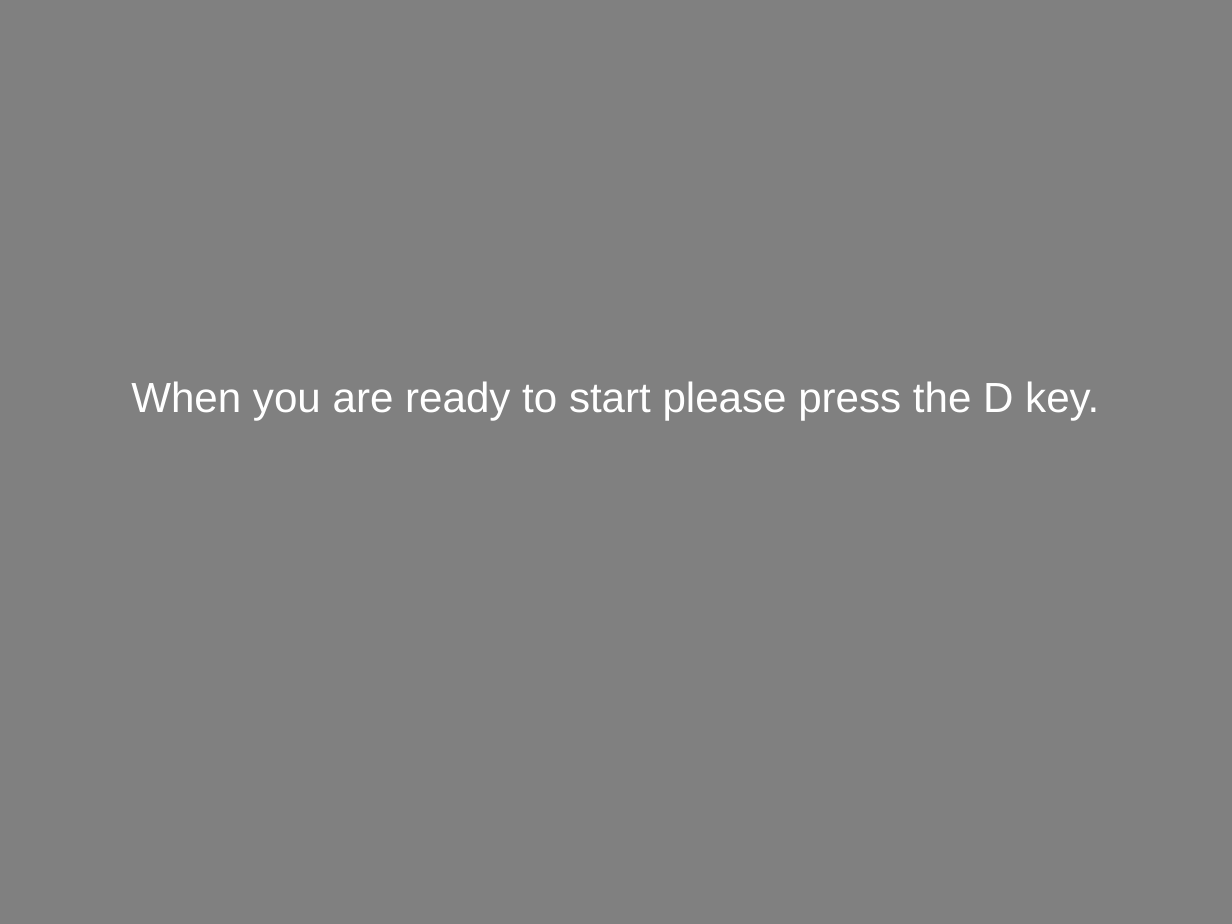
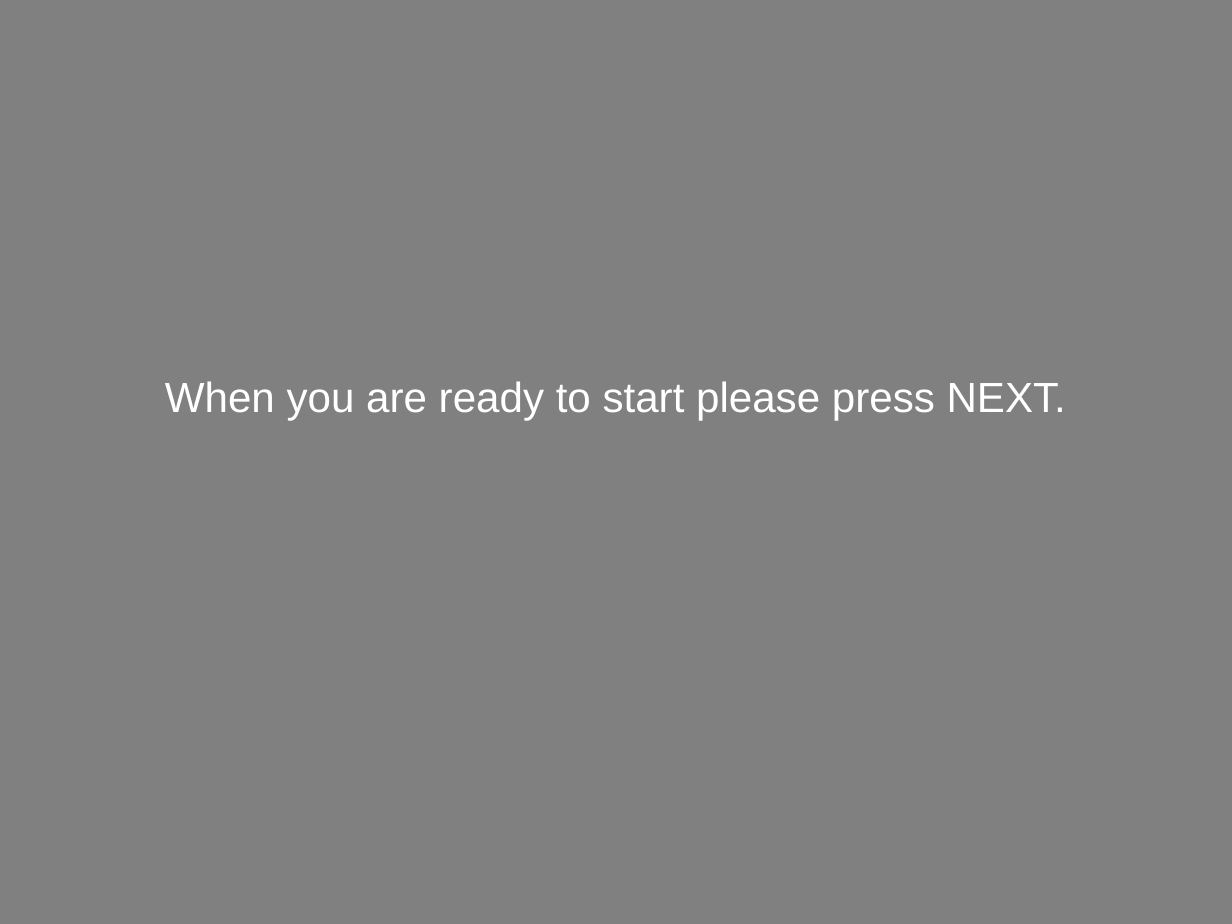
Before and after one commit to NatalieBiderman/Categories_fMRI_MTurk, a slide deck: slide 39 of static/Tools/fMRIDirections.pptx. Drawn at 1232x924 pixels with LibreOffice and Linux fonts; fonts in the diff are those of the drawing. Boxes give left, top, right and bottom in pixels: in the first picture for what was removed or moved away, otherwise in the second. Text is boxed around its words. In the diff, an @@ line names an element or a change of style, - is before the commit and + after.

```diff
--- a/static/Tools/fMRIDirections.pptx
+++ b/static/Tools/fMRIDirections.pptx
@@ subtitle at [165,381,1066,420]: text changed @@
-When you are ready to start please press the D key.
+When you are ready to start please press NEXT.
```
Also in this commit, not shown: 5 other slides changed, 5 other files.
